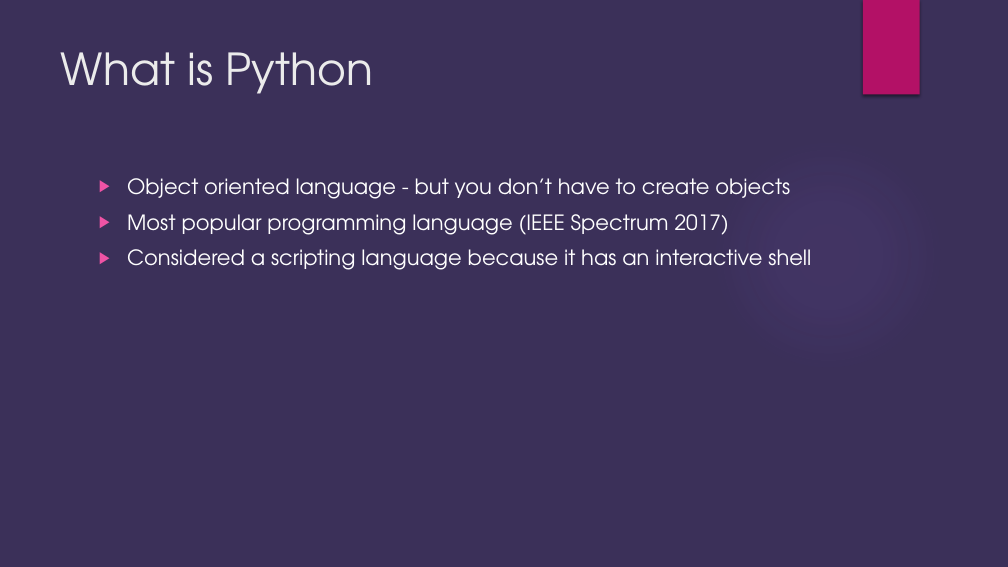
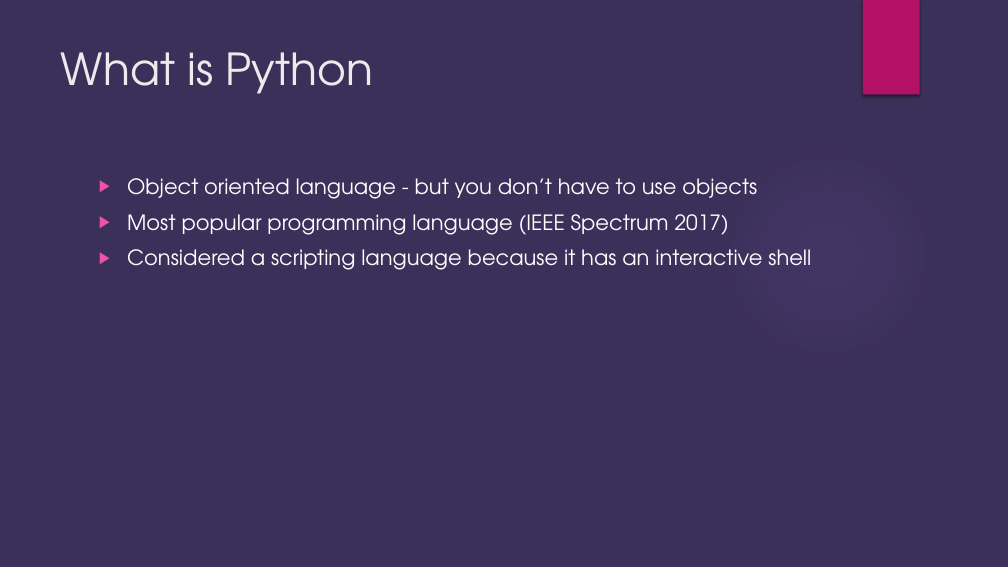
Before and after one commit to brianjgrier/Python-Overview, a slide deck: slide 2 of Python Introduction.pptx. Drawn at 1008x567 pixels with LibreOffice and Linux fonts; fonts in the diff are those of the drawing; background and template pictures are left out. Boxes give left, top, right and bottom in pixels: in the first picture for what was removed or moved away, otherwise in the second. Text is boxed around its words. In the diff, an @@ line names an element or a change of style, - is before the commit and + after.

```diff
--- a/Python Introduction.pptx
+++ b/Python Introduction.pptx
@@ text at box(127, 178, 757, 199): text changed @@
-▶ Object oriented language - but you don’t have to create objects
+▶ Object oriented language - but you don’t have to use objects
```
Also in this commit, not shown: 9 other slides changed, 8 slides removed.
